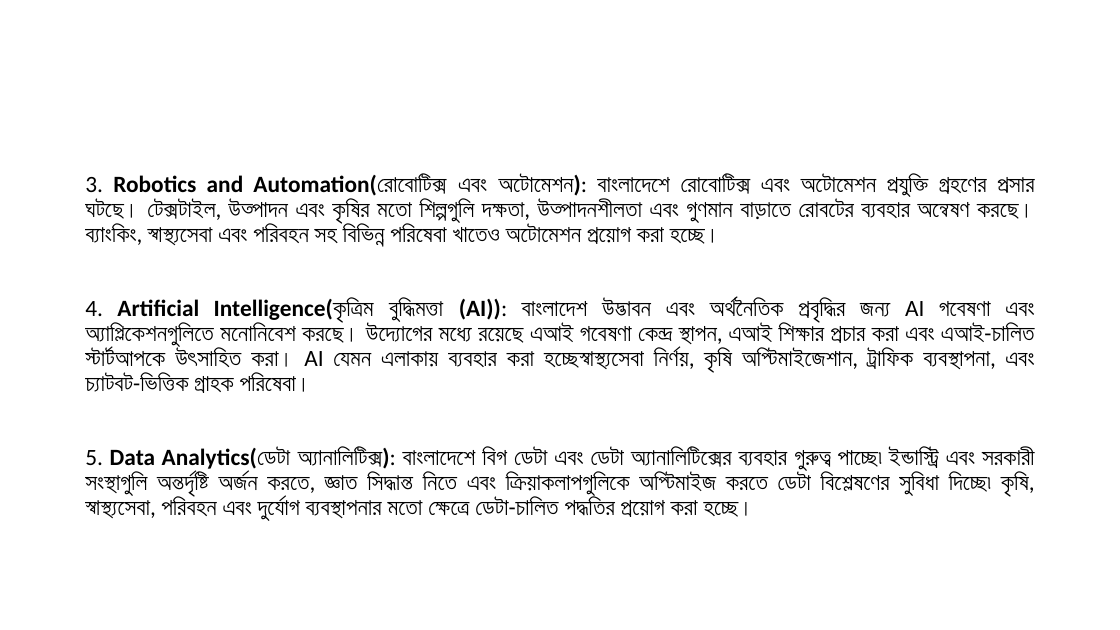
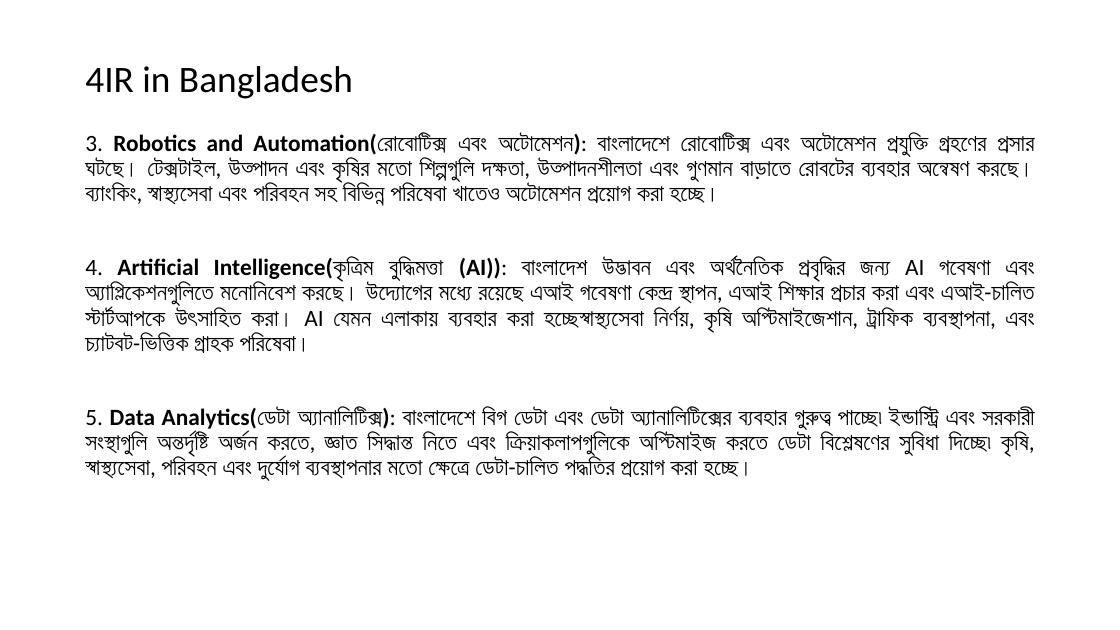
Before and after one commit to MoazzemhossainMoazz/HPP_files, a slide deck: slide 3 of 7 Fourth Industrial Revolution(4IR).pptx. Drawn at 1120x630 pixels with LibreOffice and Linux fonts; fonts in the diff are those of the drawing. Boxes give left, top, right and bottom in pixels: in the first picture for what was removed or moved away, otherwise in the second. Text is boxed around its words. In the diff, an @@ line names an element or a change of style, - is before the commit and + after.

```diff
--- a/7 Fourth Industrial Revolution(4IR).pptx
+++ b/7 Fourth Industrial Revolution(4IR).pptx
@@ title added at bbox=[85, 66, 353, 99], 32 pt, text #000000 @@
+4IR in Bangladesh
@@ text "3. Robotics and Automation(রোবোটিক্স এবং ...": place and size @@
-text "3. Robotics and Automation(রোবোটিক্স এবং ..." at bbox=[85, 173, 1035, 521]
+text "3. Robotics and Automation(রোবোটিক্স এবং ..." at bbox=[85, 133, 1035, 481]
```
Also in this commit, not shown: 8 other slides changed, 2 slides added, 5 slides removed.
